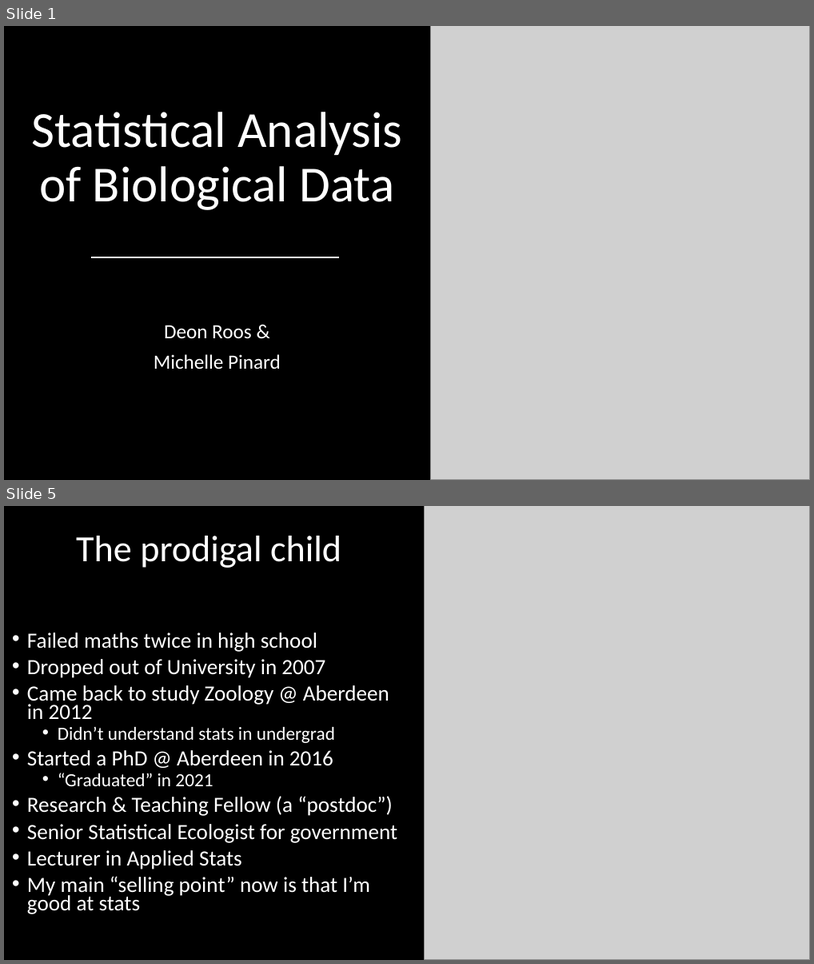
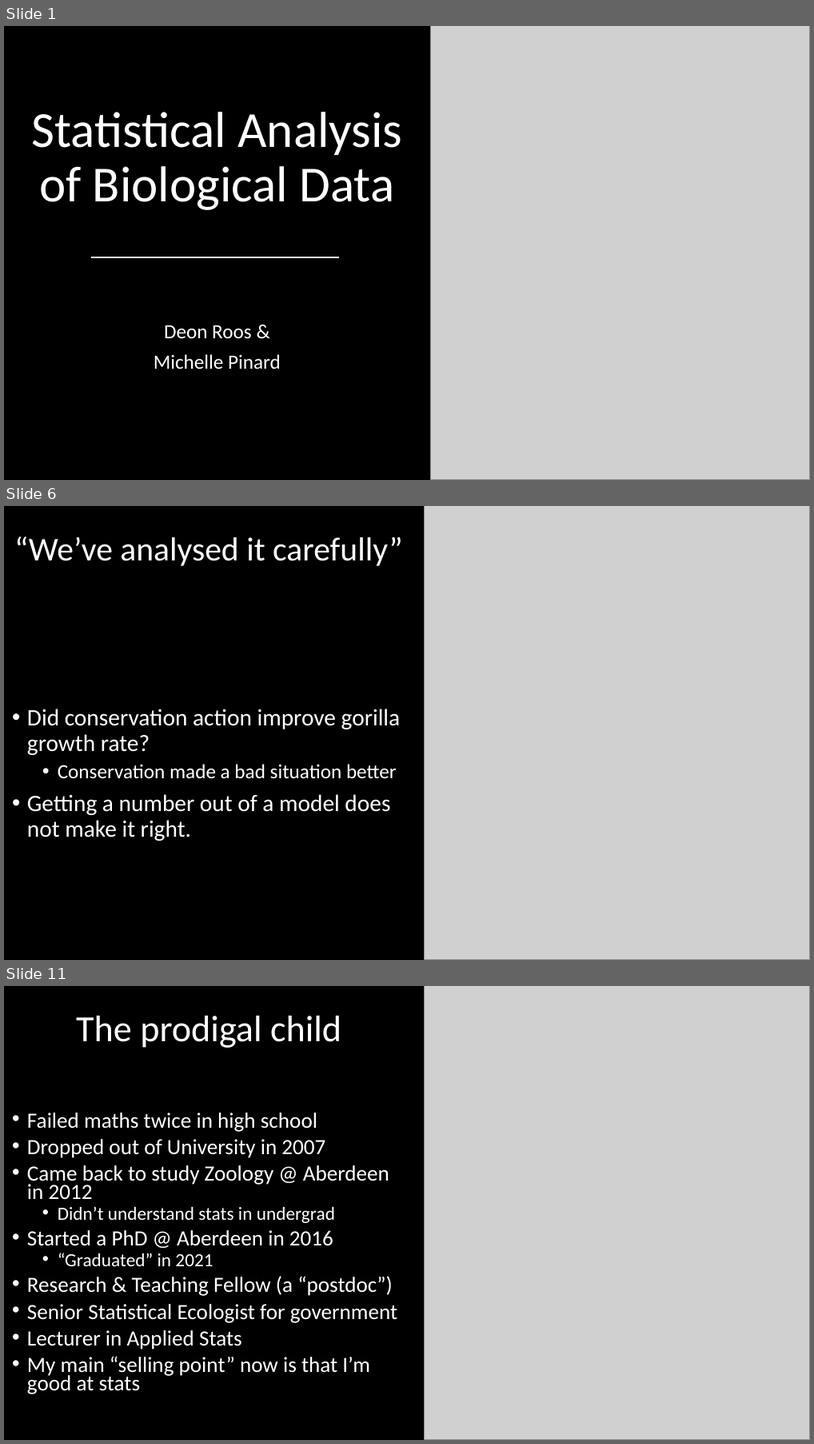
Before and after one commit to DeonRoos/stats-for-biologists, a slide deck: Lecture 1 - stats philosophy/Slides/Welcome - Lecture 1.pptx. Shown one above the other, each under a label of ours: slides 1 and 5 before the commit, slides 1, 6 and 11 after it; the slides between them are not shown. The pictures are 814x964 and 814x1444 pixels, drawn with LibreOffice and Linux fonts; fonts in the diff are those of the drawing; grey boxes stand for pictures. Boxes give left, top, right and bottom in pixels: in the first picture for what was removed or moved away, otherwise in the second. Text is boxed around its words. In the diff, an @@ line names an element or a change of style, - is before the commit and + after.

```diff
--- a/Lecture 1 - stats philosophy/Slides/Welcome - Lecture 1.pptx
+++ b/Lecture 1 - stats philosophy/Slides/Welcome - Lecture 1.pptx
@@ slide 6 added at [4, 506, 810, 960], background #000000 @@
@@ picture added at [425, 506, 810, 959] @@
@@ picture added at [430, 506, 810, 959] @@
@@ title added at [14, 536, 403, 566], 29.7 pt, text #FFFFFF @@
+“We’ve analysed it carefully”
@@ text added at [27, 708, 401, 840], 21 pt, text #FFFFFF @@
+• Did conservation action improve gorilla growth rate?
+  • Conservation made a bad situation better
+• Getting a number out of a model does not make it right.
@@ what was slide 5 is now slide 11 @@
```
Also in this commit, not shown: 3 slides changed, 5 other slides added, 1 slide removed, 9 other files.
